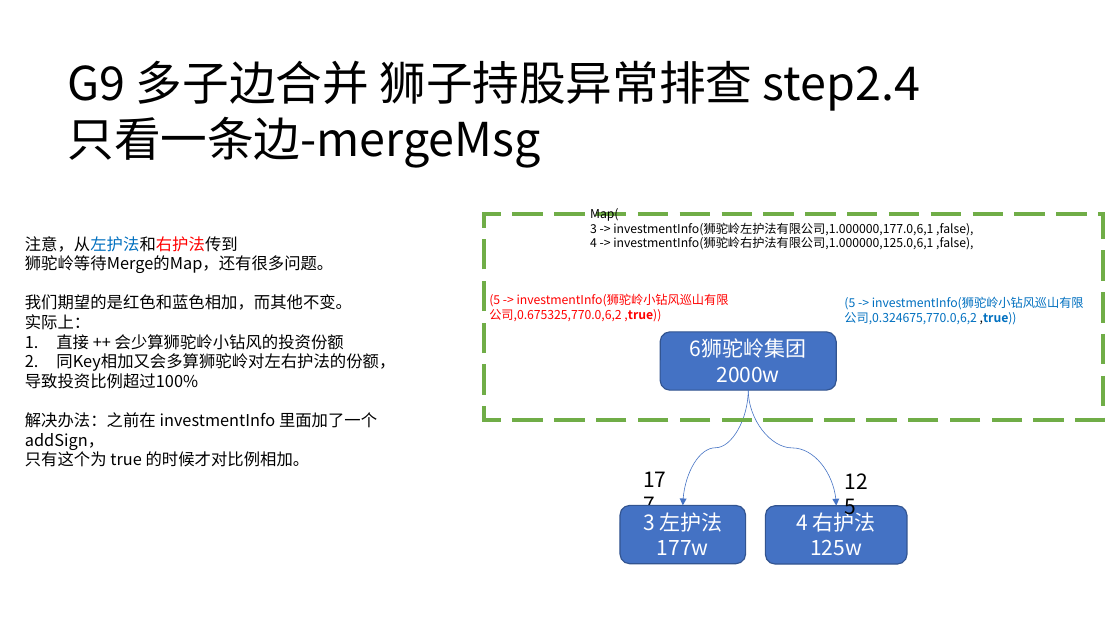
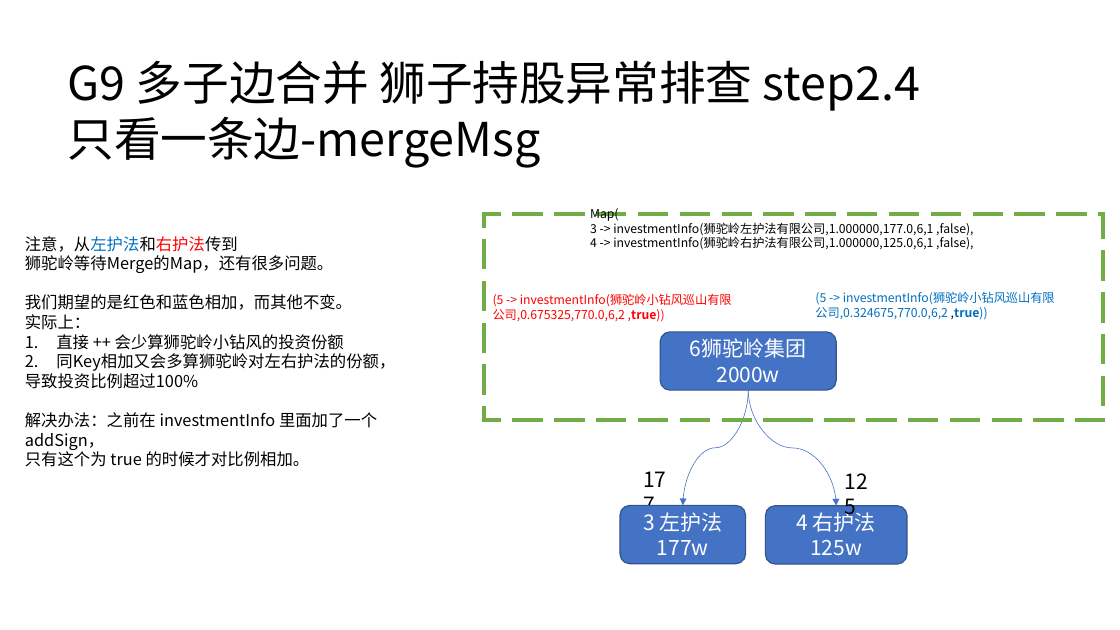
Before and after one commit to DrDavidS/SparkLearn, a slide deck: slide 11 of 股权图谱.pptx. Drawn at 1120x630 pixels with LibreOffice and Linux fonts; fonts in the diff are those of the drawing. Boxes give left, top, right and bottom in pixels: in the first picture for what was removed or moved away, otherwise in the second. Text is boxed around its words. In the diff, an @@ line names an element or a change of style, - is before the commit and + after.

```diff
--- a/股权图谱.pptx
+++ b/股权图谱.pptx
@@ text "(5 -> investmentInfo(狮驼岭小钻风巡山有限公司,0.675325,770.0,6,2 ,true))": place and size @@
-text "(5 -> investmentInfo(狮驼岭小钻风巡山有限公司,0.675325,770.0,6,2 ,true))" at [489,293,729,322]
+text "(5 -> investmentInfo(狮驼岭小钻风巡山有限公司,0.675325,770.0,6,2 ,true))" at [493,293,732,322]
@@ text "(5 -> investmentInfo(狮驼岭小钻风巡山有限公司,0.324675,770.0,6,2 ,true))": place and size @@
-text "(5 -> investmentInfo(狮驼岭小钻风巡山有限公司,0.324675,770.0,6,2 ,true))" at [844,296,1084,325]
+text "(5 -> investmentInfo(狮驼岭小钻风巡山有限公司,0.324675,770.0,6,2 ,true))" at [815,291,1055,320]
```
Also in this commit, not shown: 3 other slides changed, 1 slide added, 6 other files.
